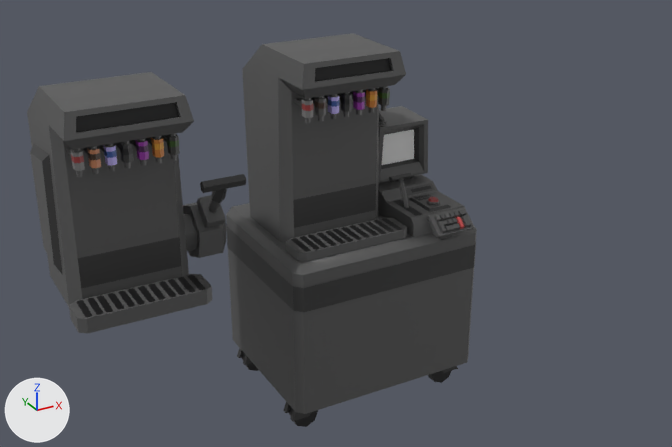
Renders of the FBX model Assets/Art/Models/Furniture/Machines/Kitchen/boozedispenser.fbx from each side of a commit.
Both versions are drawn from a camera (50 mm lens) standing at (-1.88, -3.29, 2.44) and looking at (-0.06, 0.02, 0.78). Every picture has the same lights, and +X, +Y and +Z are marked at lower left. Where no turn or scale is listed for an object, it has been applied to the vertices.

Objects in the first picture: 'Booze Dispenser', 'Table Booze Dispenser', 'Table Booze Dispenser.Lever', 'Table Booze Dispenser.Panel'.
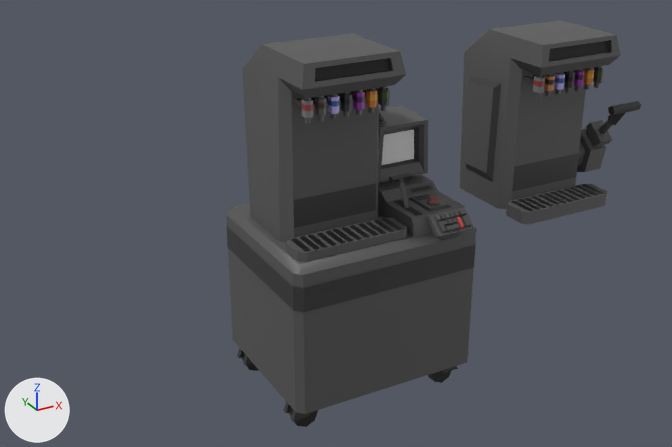
The newer file is also turned or shifted as a whole; pictures and numbers use the older file's frame.

Where the change shows, as pixel boxes [x1, y1, x2, y2] in the pictures (672 x 447 px):
'Table Booze Dispenser', mesh moved: before [27, 72, 212, 333]; after [460, 20, 621, 224]
'Table Booze Dispenser.Lever', moved: before [183, 174, 246, 258]; after [577, 101, 641, 172]
'TableBoozeDispenserPanel', added (black): after [466, 77, 501, 182]
'Table Booze Dispenser.Panel', deleted: before [30, 144, 63, 275]

The change, as a list of edits to the scene's bpy script:
```text
Change me_cube_052:
    where me_cube_052.from_pydata(...)  # 651 vertices, 455 faces; spans x -0.177..0.333, y -0.192..0.44, z 0.748..1.55
    used by ob_table_booze_dispenser; location = (-1.11, -0.144, 0.0)
    me_cube_052 part 1: the whole mesh is moved by (2.0, 0.0, 0.0)
Add me_cube_057_1:
    me_cube_057_1.from_pydata(...)  # 8 vertices, 5 faces; spans x -0.013..0.017, y -0.108..0.117, z -0.235..0.24
    me_cube_057_1.materials.append(mat_palette05)  # picture img_palette05_png
Remove ob_table_booze_dispenser_panel:
    ob_table_booze_dispenser_panel = bpy.data.objects.new('Table Booze Dispenser.Panel', me_cube_057)
    ob_table_booze_dispenser_panel.location = (-1.11, -0.144, 0.0)
Change ob_table_booze_dispenser_lever:
    ob_table_booze_dispenser_lever.location: (-0.633, -0.035, 0.917) -> (1.367, -0.035, 0.917)
Add ob_tableboozedispenserpanel:
    ob_tableboozedispenserpanel = bpy.data.objects.new('TableBoozeDispenserPanel', me_cube_057_1)
    ob_tableboozedispenserpanel.location = (0.722, 0.041, 1.097)
```
